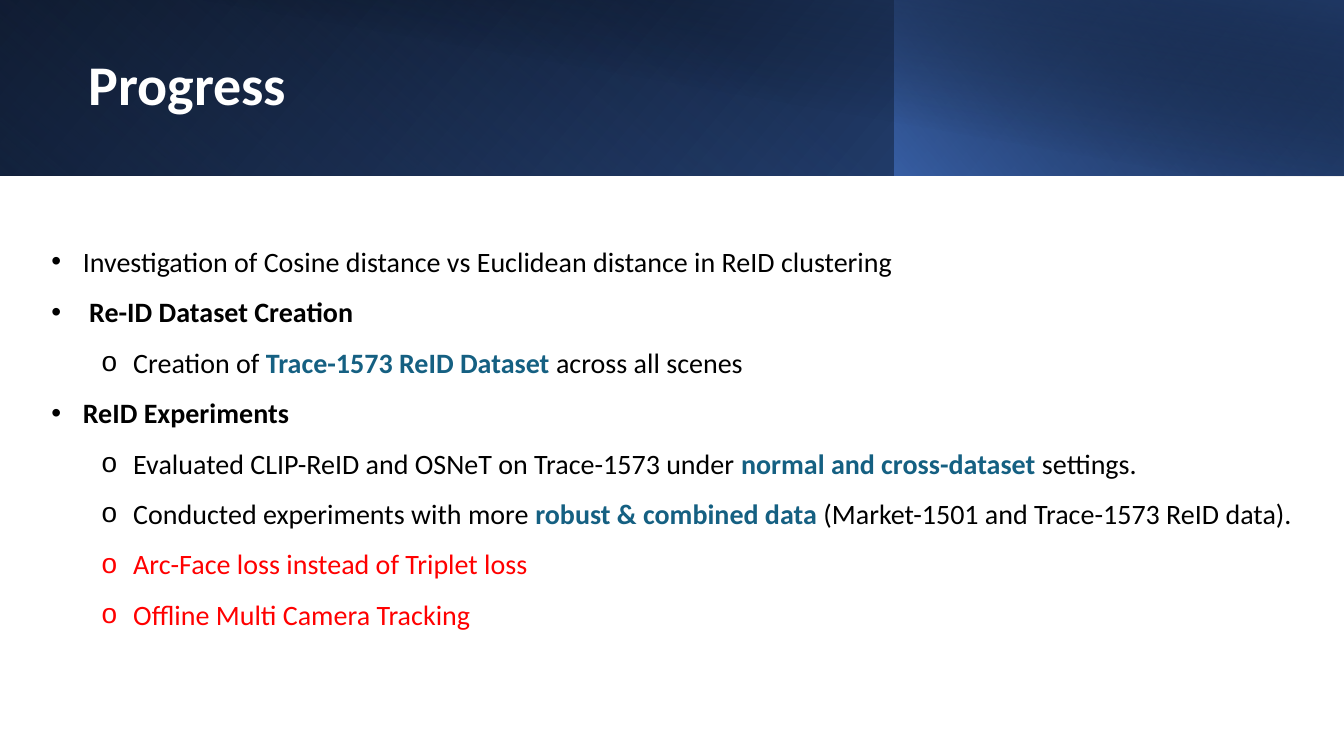
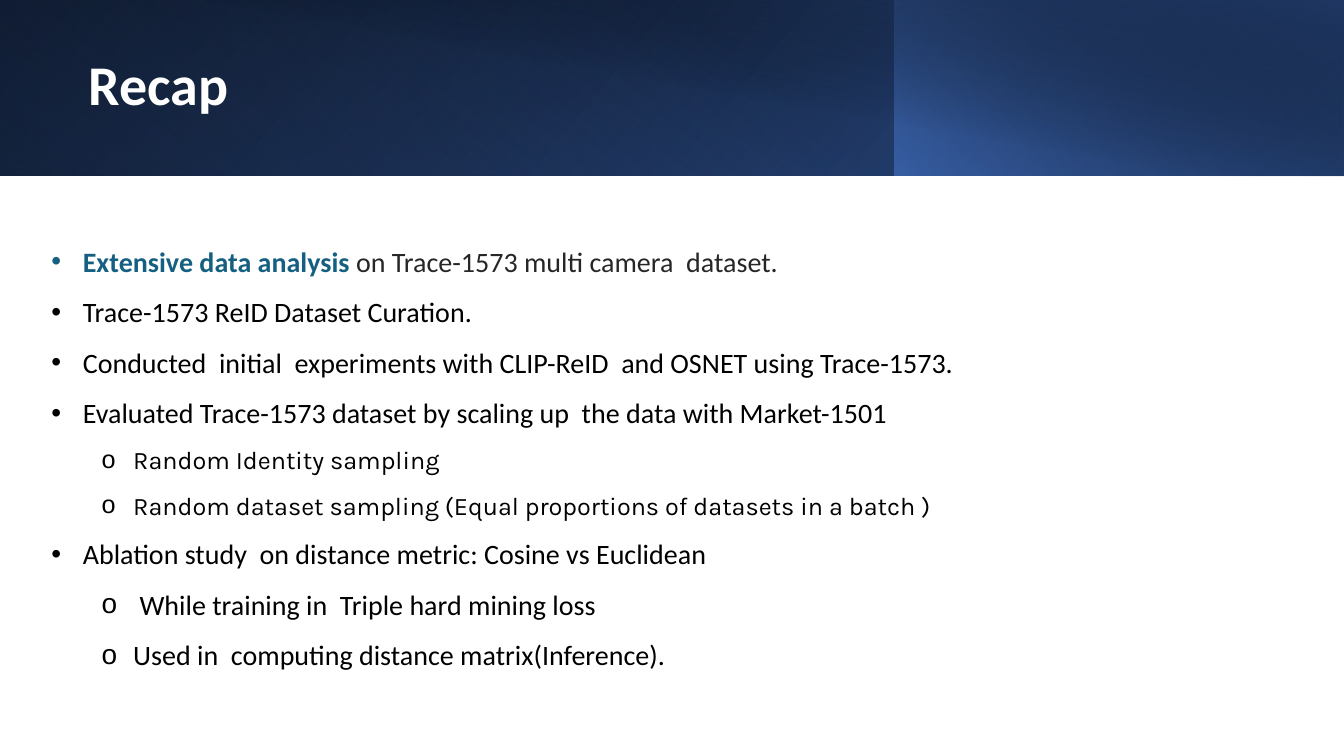
Before and after one commit to ManishGovind/transfer, a slide deck: slide 4 of Temp.pptx (slide 8 before the commit). Drawn at 1344x756 pixels with LibreOffice and Linux fonts; fonts in the diff are those of the drawing. Boxes give left, top, right and bottom in pixels: in the first picture for what was removed or moved away, otherwise in the second. Text is boxed around its words. In the diff, an @@ line names an element or a change of style, - is before the commit and + after.

```diff
--- a/Temp.pptx
+++ b/Temp.pptx
@@ title at [89, 68, 228, 114]: text changed @@
-Progress
+Recap
@@ text at [83, 252, 953, 670]: text changed @@
-• Investigation of Cosine distance vs Euclidean distance in ReID clustering
-• Re-ID Dataset Creation
-  o Creation of Trace-1573 ReID Dataset across all scenes
-• ReID Experiments
-  o Evaluated CLIP-ReID and OSNeT on Trace-1573 under normal and cross-dataset settings.
-  o Conducted experiments with more robust & combined data (Market-1501 and Trace-1573 ReID data).
-  o Arc-Face loss instead of Triplet loss
-  o Offline Multi Camera Tracking
+• Extensive data analysis on Trace-1573 multi camera dataset.
+• Trace-1573 ReID Dataset Curation.
+• Conducted initial experiments with CLIP-ReID and OSNET using Trace-1573.
+• Evaluated Trace-1573 dataset by scaling up the data with Market-1501
+  o Random Identity sampling
+  o Random dataset sampling (Equal proportions of datasets in a batch )
+• Ablation study on distance metric: Cosine vs Euclidean
+  o While training in Triple hard mining loss
+  o Used in computing distance matrix(Inference).
```
Also in this commit, not shown: 8 other slides changed, 8 slides added, 6 slides removed.
